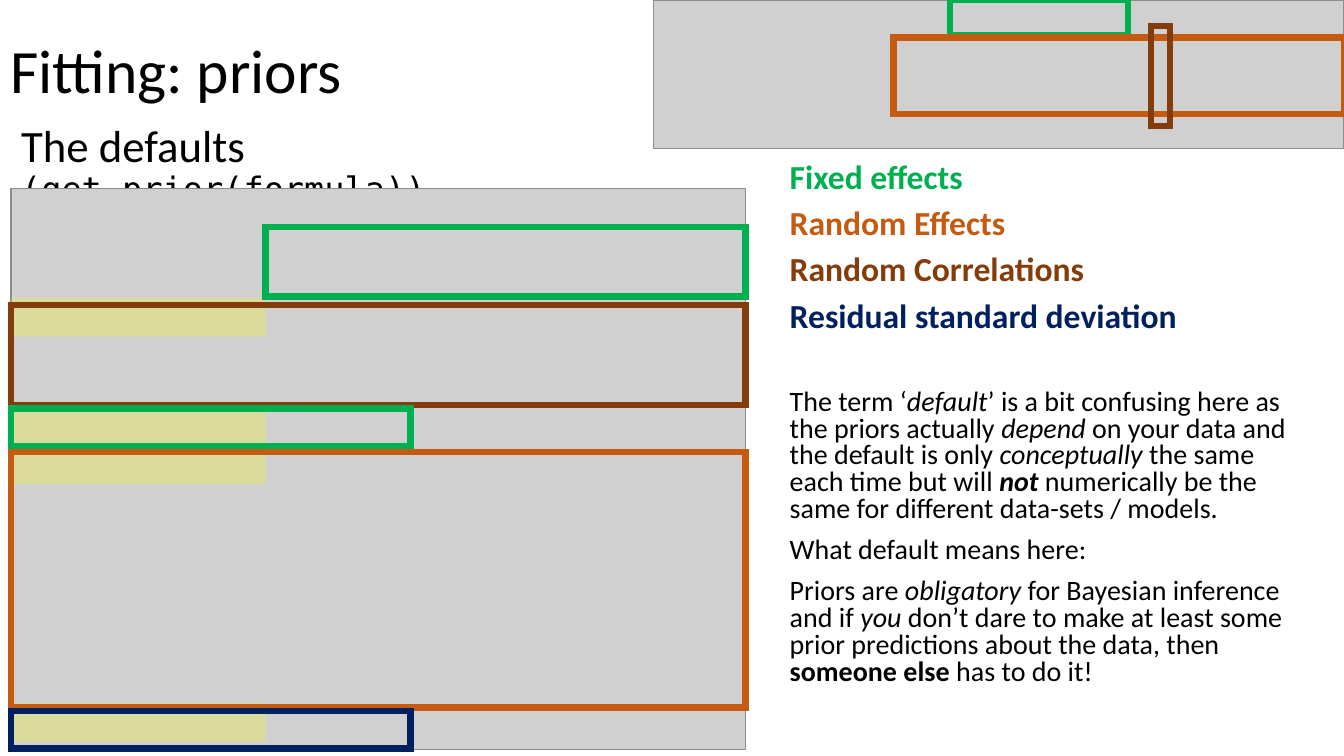
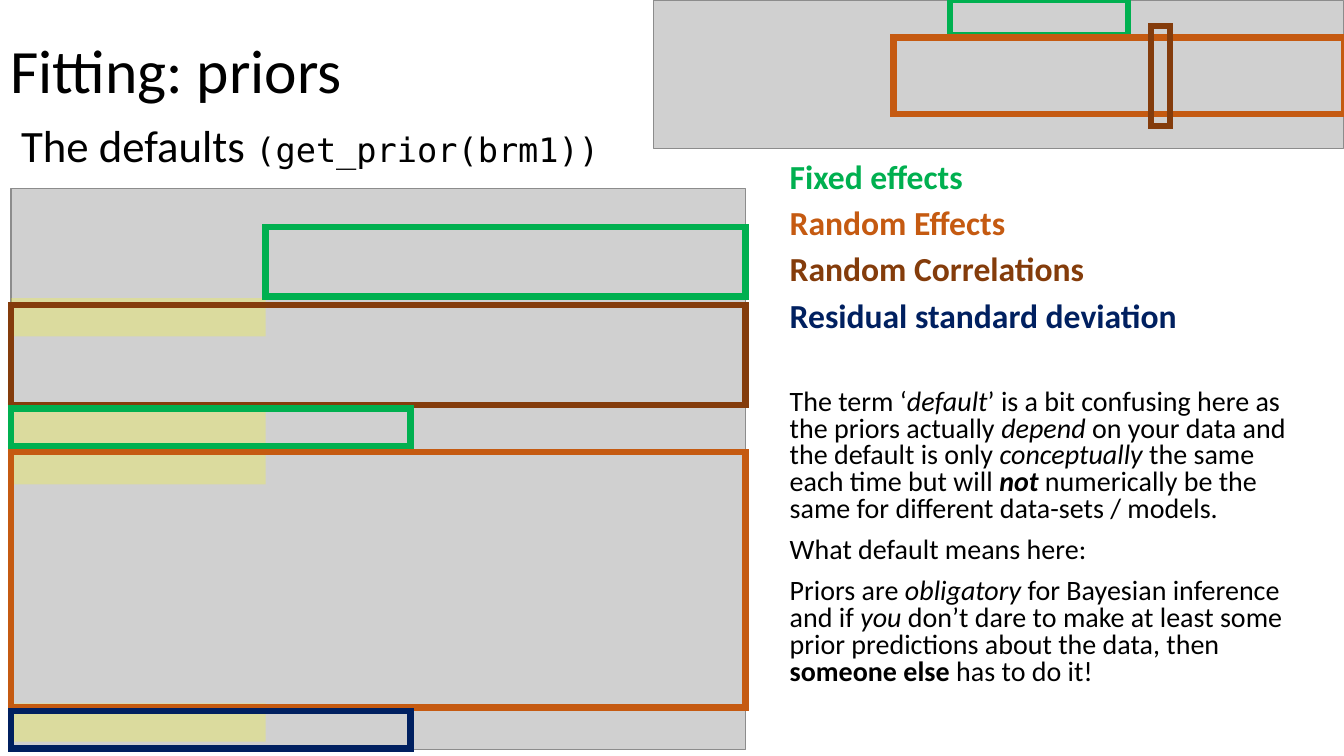
Before and after one commit to julianquandt/brms-intro-SIPS2019, a slide deck: slide 41 of intro_to_brms.pptx. Drawn at 1344x756 pixels with LibreOffice and Linux fonts; fonts in the diff are those of the drawing; grey boxes stand for pictures. Boxes give left, top, right and bottom in pixels: in the first picture for what was removed or moved away, otherwise in the second. Text is boxed around its words. In the diff, an @@ line names an element or a change of style, - is before the commit and + after.

```diff
--- a/intro_to_brms.pptx
+++ b/intro_to_brms.pptx
@@ text at (21,131,599,169): text changed @@
-The defaults (get_prior(formula))
+The defaults (get_prior(brm1))
```
Also in this commit, not shown: 6 other slides changed, 4 slides added, 1 slide removed, 1 other file.
